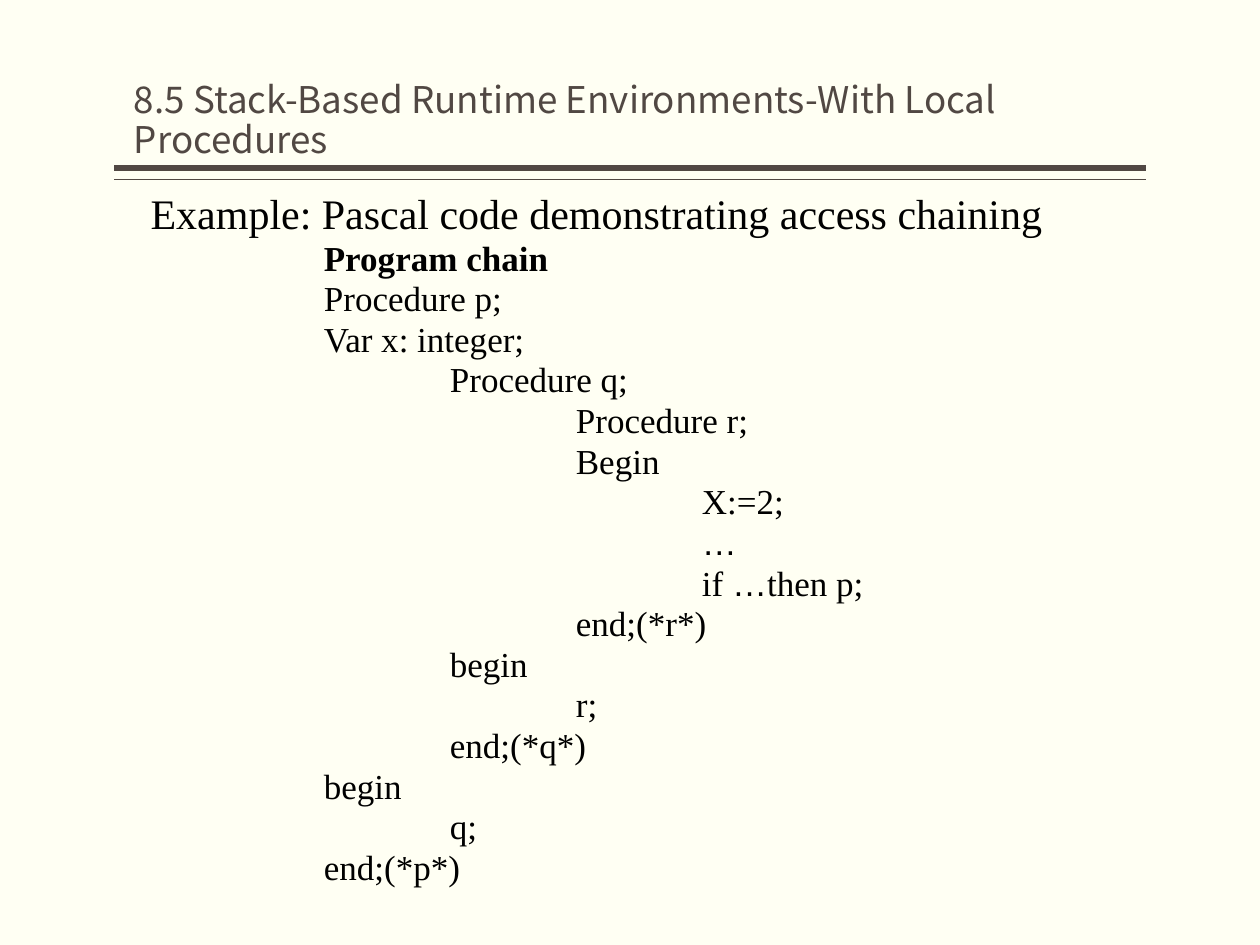
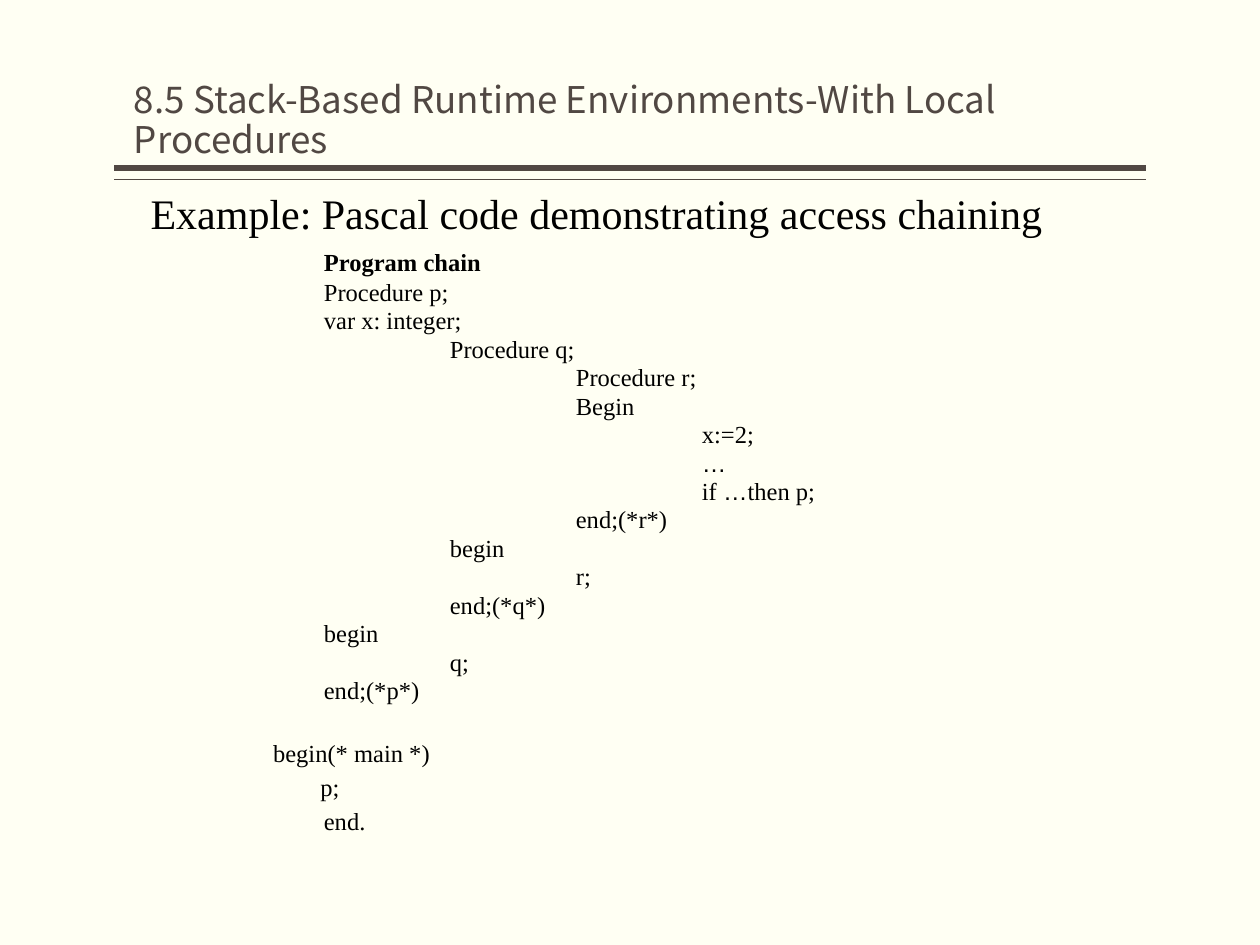
Before and after one commit to jz81/jz81.github.io, a slide deck: slide 57 of course/compiler/lecture/(Spring2020)Lecture8.pptx. Drawn at 1260x945 pixels with LibreOffice and Linux fonts; fonts in the diff are those of the drawing. Boxes give left, top, right and bottom in pixels: in the first picture for what was removed or moved away, otherwise in the second. Text is boxed around its words. In the diff, an @@ line names an element or a change of style, - is before the commit and + after.

```diff
--- a/course/compiler/lecture/(Spring2020)Lecture8.pptx
+++ b/course/compiler/lecture/(Spring2020)Lecture8.pptx
@@ text at (324,254,815,705): size 20 to 14 pt in "Program chain", "Procedure p;", "Procedure q;", "Procedure r;" and 10 more places; less space between paragraphs @@
@@ text at (324,312,461,335): text changed; size 20 to 14 pt @@
-Var x: integer;
+var x: integer;
@@ text at (702,426,754,447): text changed; size 20 to 14 pt @@
-X:=2;
+x:=2;
@@ text at (273,745,403,831): paragraphs added @@
+begin(* main *)
+p;
+end.
```
Also in this commit, not shown: 3 other slides changed, 19 slides added.
